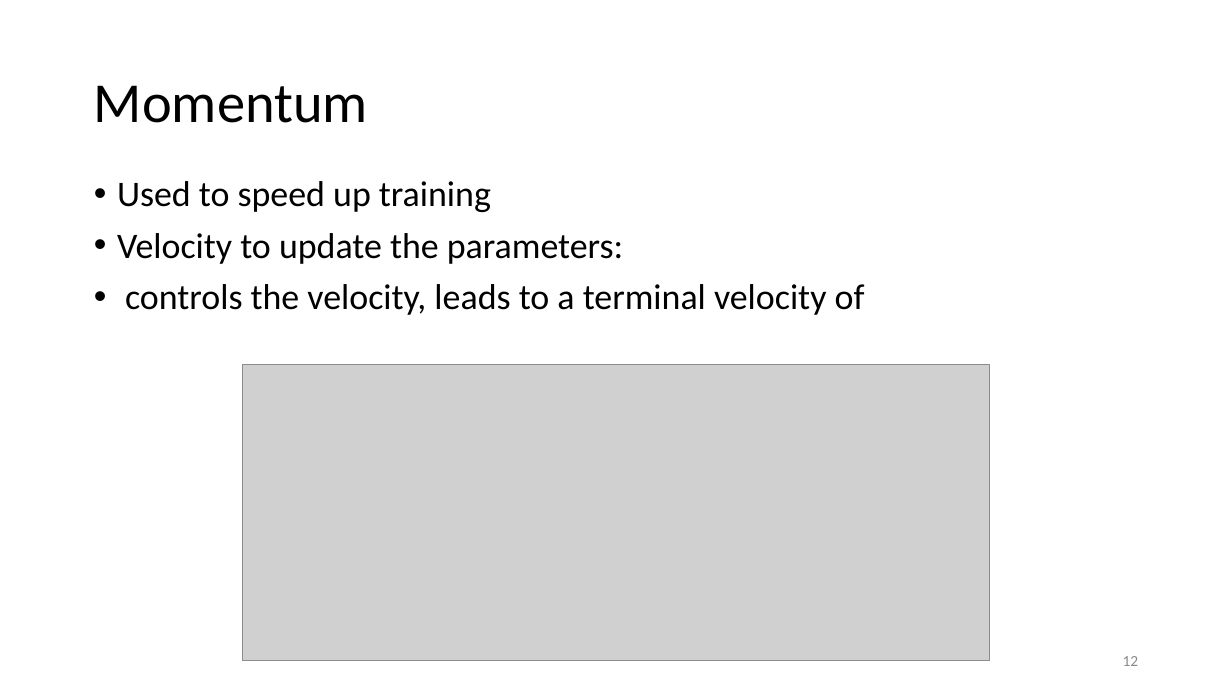
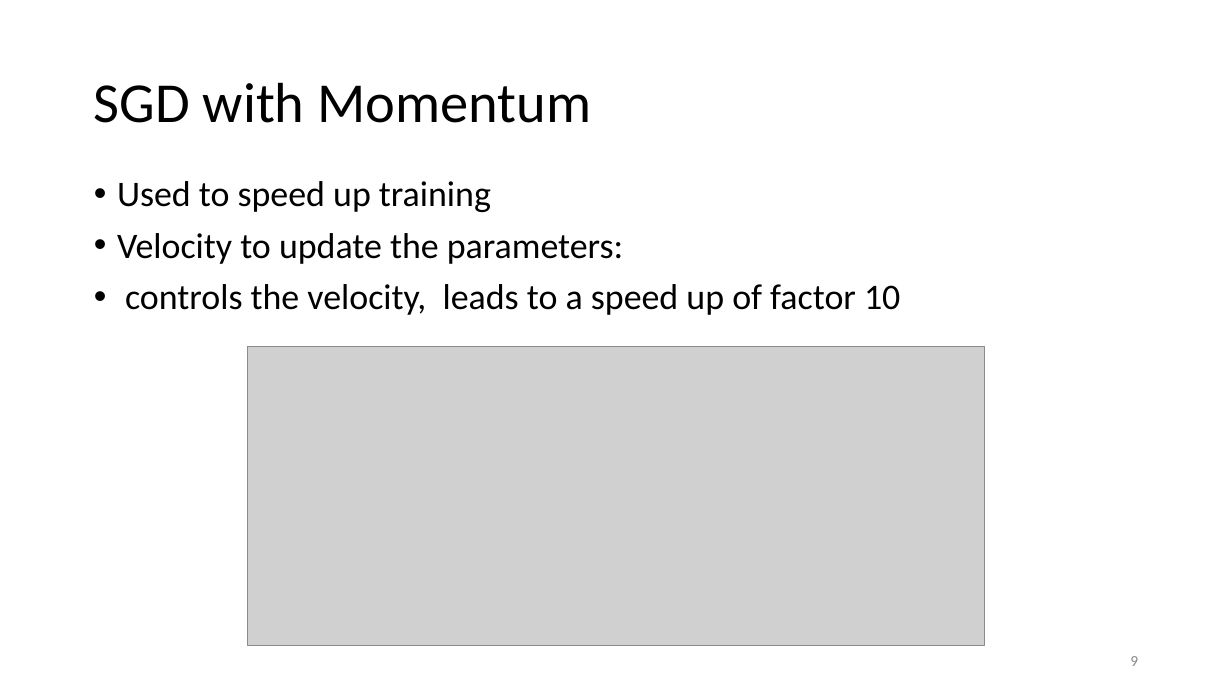
Before and after one commit to philippvb/Bachelorarbeit, a slide deck: slide 9 of presentation/Bachelorthesis_Presentation.odp (slide 12 before the commit). Drawn at 1232x693 pixels with LibreOffice and Linux fonts; fonts in the diff are those of the drawing; grey boxes stand for pictures. Boxes give left, top, right and bottom in pixels: in the first picture for what was removed or moved away, otherwise in the second. Text is boxed around its words. In the diff, an @@ line names an element or a change of style, - is before the commit and + after.

```diff
--- a/presentation/Bachelorthesis_Presentation.odp
+++ b/presentation/Bachelorthesis_Presentation.odp
@@ title at [94,82,591,123]: text changed @@
-Momentum
+SGD with Momentum
@@ text at [125,284,900,315]: text changed @@
-• controls the velocity, leads to a terminal velocity of
+• controls the velocity, leads to a speed up of factor 10
@@ picture: place and size @@
-picture at [242,365,990,661]
+picture at [248,347,985,645]
@@ page number at [1130,656,1138,666]: text changed @@
-12
+9
```
Also in this commit, not shown: 20 other slides changed, 16 slides added, 5 slides removed, 21 other files.
